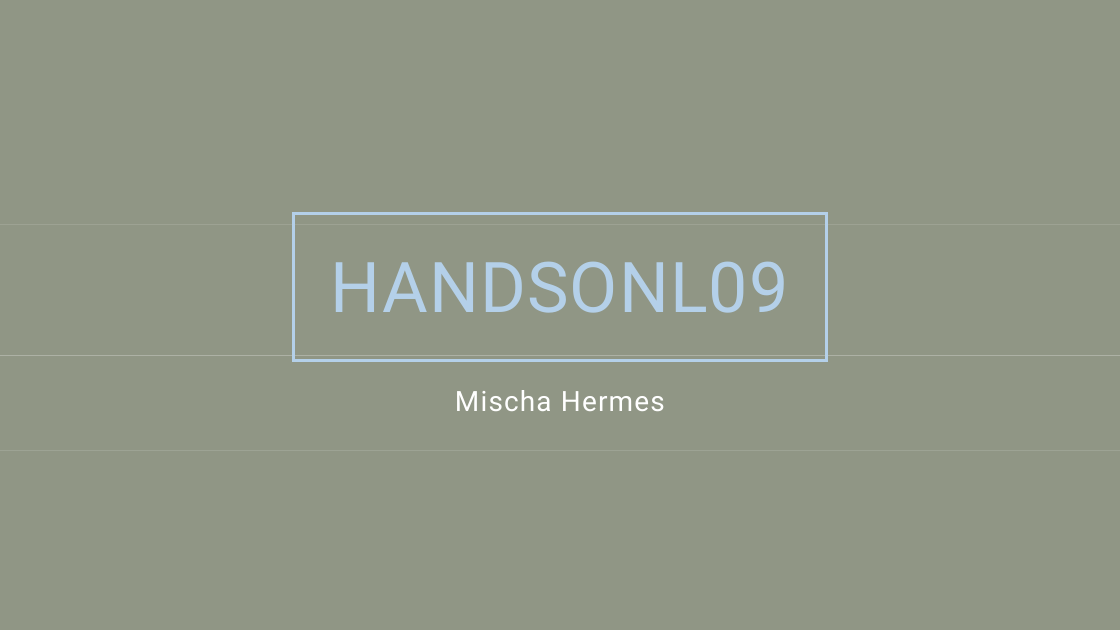
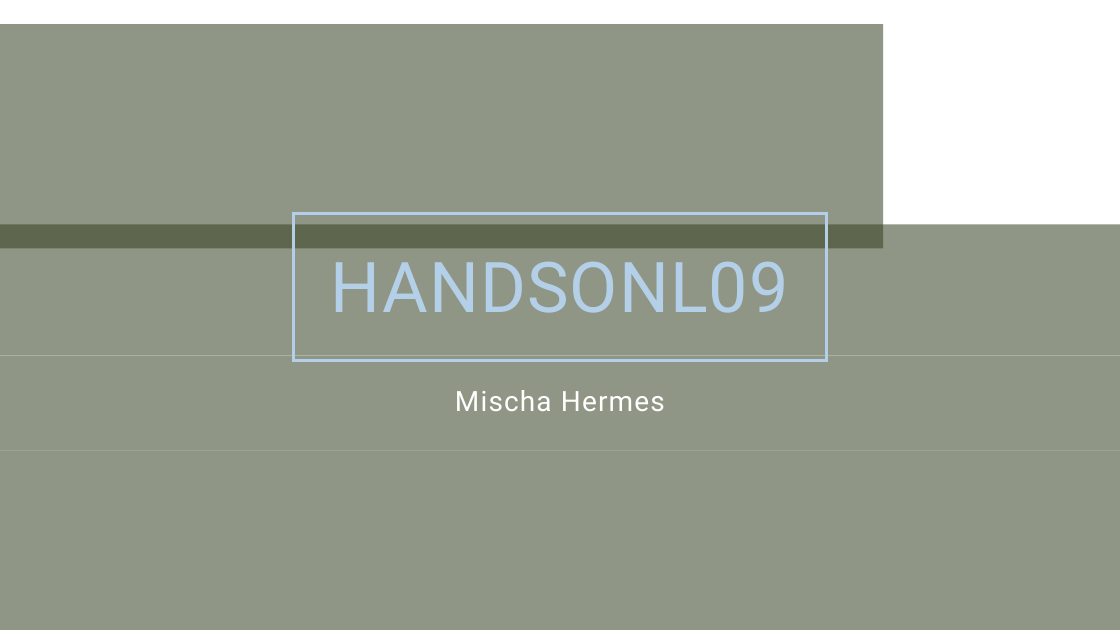
Before and after one commit to Mt122606/Training, a slide deck: slide 1 of R_Sample2/HandsOnL09.pptx. Drawn at 1120x630 pixels with LibreOffice and Linux fonts; fonts in the diff are those of the drawing; background and template pictures are left out. Boxes give left, top, right and bottom in pixels: in the first picture for what was removed or moved away, otherwise in the second. Text is boxed around its words. In the diff, an @@ line names an element or a change of style, - is before the commit and + after.

```diff
--- a/R_Sample2/HandsOnL09.pptx
+++ b/R_Sample2/HandsOnL09.pptx
@@ rectangle resized from (x1=0, y1=0, x2=1120, y2=224) to (x1=0, y1=24, x2=883, y2=249) @@
@@ title "HANDSONL09" resized from (x1=331, y1=261, x2=789, y2=313) to (x1=0, y1=224, x2=1120, y2=355) @@
```
